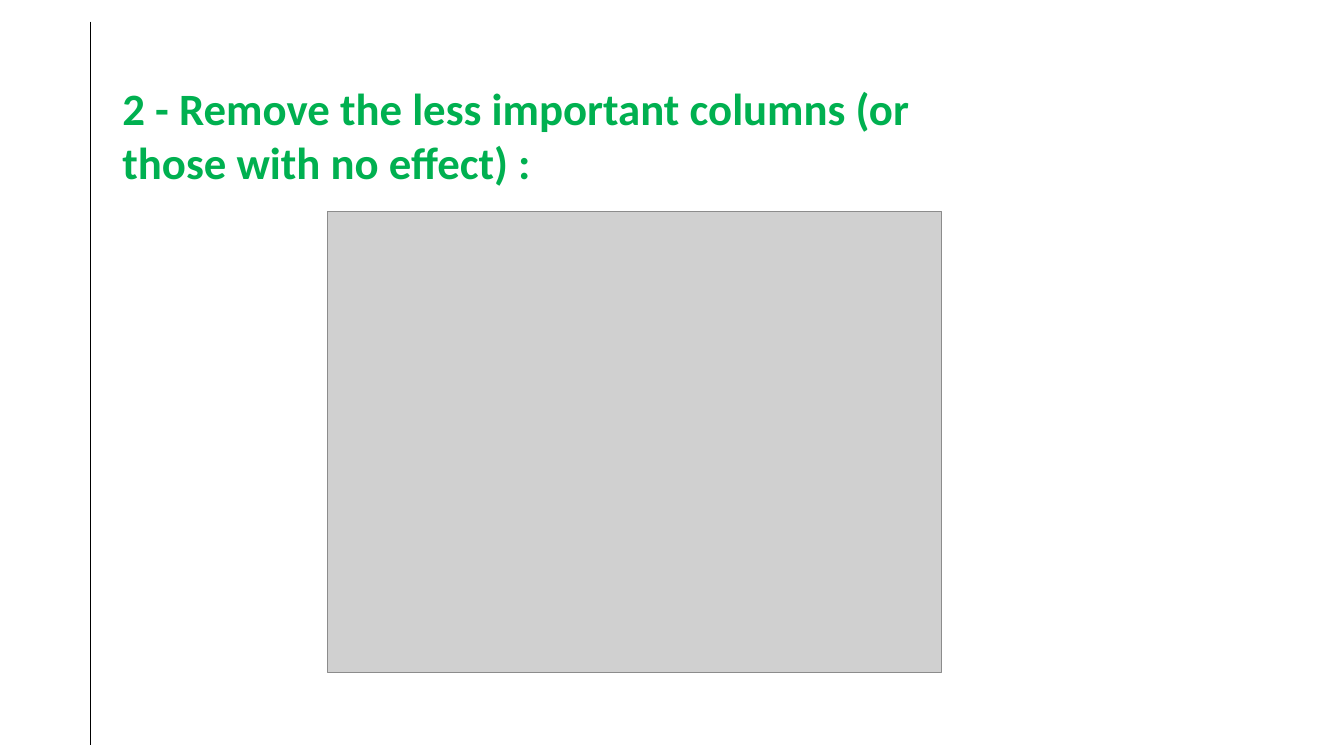
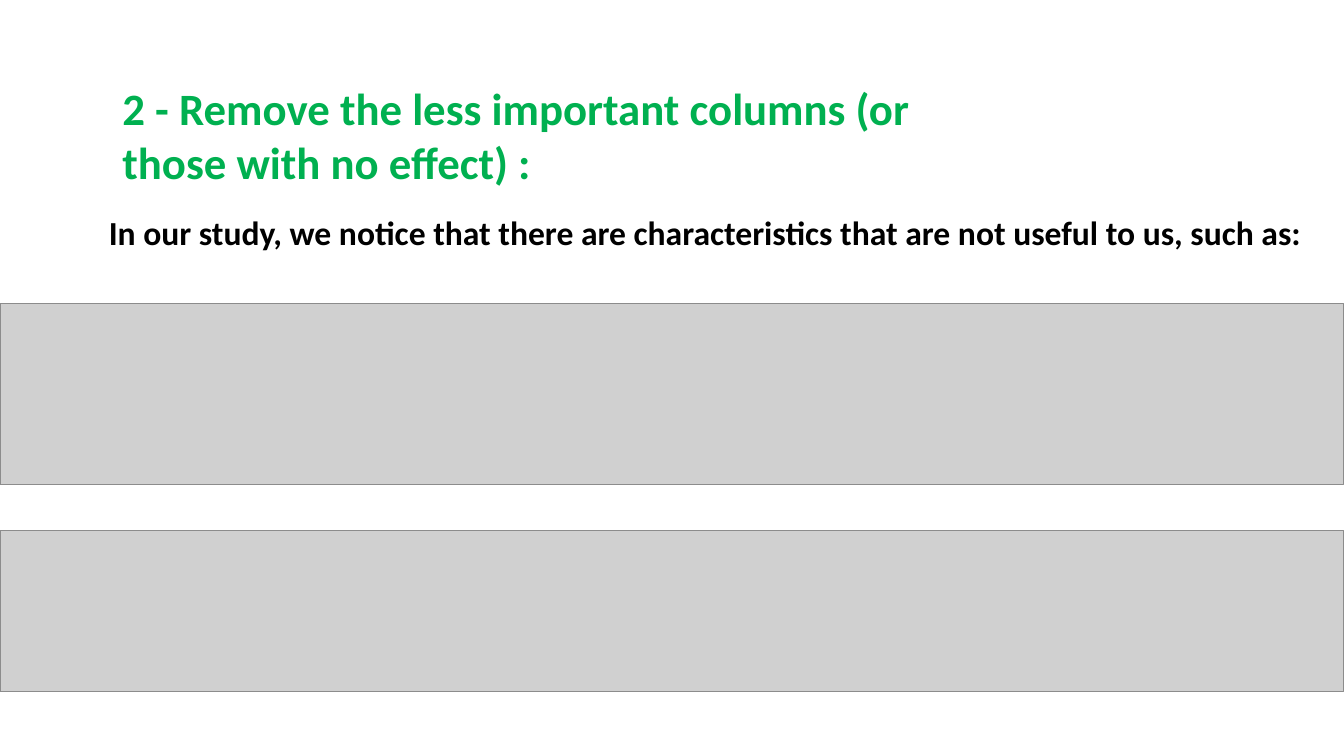
Before and after one commit to SmidaMohamedTaher/eda-task, a slide deck: slide 10 of Presentation1.pptx. Drawn at 1344x756 pixels with LibreOffice and Linux fonts; fonts in the diff are those of the drawing; grey boxes stand for pictures. Boxes give left, top, right and bottom in pixels: in the first picture for what was removed or moved away, otherwise in the second. Text is boxed around its words. In the diff, an @@ line names an element or a change of style, - is before the commit and + after.

```diff
--- a/Presentation1.pptx
+++ b/Presentation1.pptx
@@ line removed from (91, 21) to (91, 745) @@
@@ text added at (109,221,1300,251), 24 pt, text #000000, bold @@
+In our study, we notice that there are characteristics that are not useful to us, such as:
@@ picture: place and size @@
-picture at (328,212,942,673)
+picture at (0,303,1344,485)
@@ picture added at (0,530,1344,693) @@
```
Also in this commit, not shown: 3 other slides changed.
